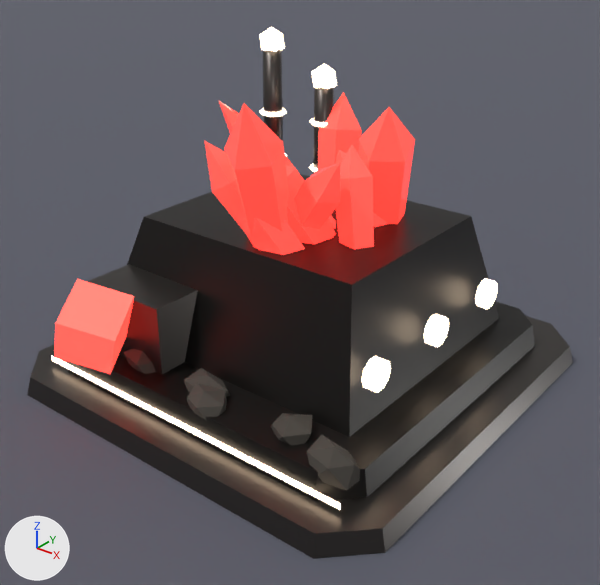
A saved change to the Blender file mines20/droppers10/d4/EmberCrusherDropper.blend.
The view is the same before and after, from a 50 mm camera at (9.66, -12.28, 9.31) aimed at (0.34, -0.63, 2.09). Lighting does not change. The marker at lower left points along +X, +Y and +Z. The picture after the commit comes second.

The first picture shows 'Crusher Body', 'Crusher Jaw', 'Ember Crystal 0', 'Ember Crystal 1', 'Ember Crystal 4', 'Ember Crystal 5', 'Ember Crystal 6', 'Ember Crystal 7', 'Footing High', 'Footing Low', 'Ground', 'Ore (drop point)', 'Rubble 2', 'Rubble 3', 'Rubble 4', 'Stack 0', 'Stack 1' and 13 more.
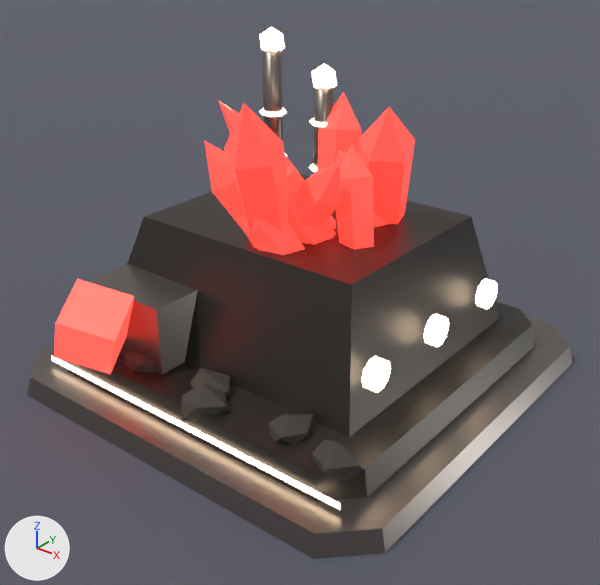
The change, as JSON lines over the scene's bpy script:
```json
{"block": "mat_steel_plate__diamondplate", "where": "n0 = _N.new('ShaderNodeBsdfPrincipled'); n0.name = 'Principled BSDF'"}
{"op": "set", "path": "n0.inputs[0].default_value", "old": "(0.0685, 0.0612, 0.0561, 1.0)", "new": "(0.205, 0.181, 0.162, 1.0)", "note": "'Base Color', dark grey #4a4643 -> 'Base Color', grey #7d7670"}
{"block": "mat_dark_plate__diamondplate", "where": "n0 = _N.new('ShaderNodeBsdfPrincipled'); n0.name = 'Principled BSDF'"}
{"op": "set", "path": "n0.inputs[0].default_value", "old": "(0.0212, 0.0194, 0.0176, 1.0)", "new": "(0.0648, 0.0578, 0.0513, 1.0)", "note": "'Base Color', black #282624 -> 'Base Color', dark grey #484440"}
{"op": "set", "path": "ob_rubble_2.location", "old": "(3.213, -3.342, 0.898)", "new": "(3.225, -3.326, 0.906)"}
{"op": "set", "path": "ob_rubble_3.location", "old": "(0.384, -3.419, 0.891)", "new": "(0.379, -3.437, 0.897)"}
{"op": "set", "path": "ob_rubble_4.location", "old": "(-1.573, -3.066, 0.912)", "new": "(-1.582, -3.069, 0.892)"}
```

Pixel boxes (x1, y1, x2, y2) of what changed, in the pictures (600 x 585 px):
```json
{"object": "Crusher Body", "change": "recoloured", "before": [127, 192, 499, 437], "after": [127, 192, 499, 437]}
{"object": "Footing Low", "change": "recoloured", "before": [27, 316, 572, 559], "after": [27, 316, 572, 559], "on screen": "lighter"}
{"object": "Footing High", "change": "recoloured", "before": [68, 301, 535, 501], "after": [68, 301, 535, 501]}
{"object": "Crusher Jaw", "change": "recoloured", "before": [88, 264, 198, 374], "after": [88, 264, 198, 374], "on screen": "lighter"}
{"object": "Rubble 2", "change": "moved", "before": [307, 435, 360, 490], "after": [312, 439, 363, 481]}
{"object": "Stack 0", "change": "recoloured", "before": [263, 50, 283, 142], "after": [263, 50, 283, 142], "on screen": "lighter"}
{"object": "Rubble 3", "change": "moved", "before": [187, 383, 227, 421], "after": [182, 384, 229, 422]}
{"object": "Stack 1", "change": "recoloured", "before": [313, 87, 334, 168], "after": [313, 87, 334, 168], "on screen": "lighter"}
{"object": "Rubble 4", "change": "moved", "before": [123, 349, 156, 374], "after": [124, 351, 157, 373]}
```
